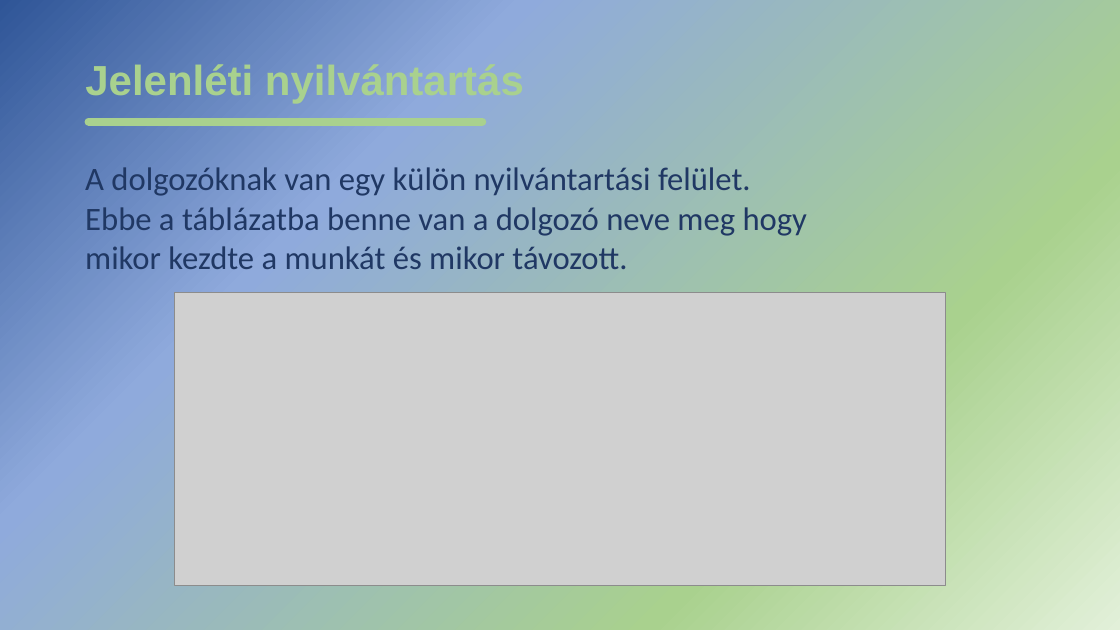
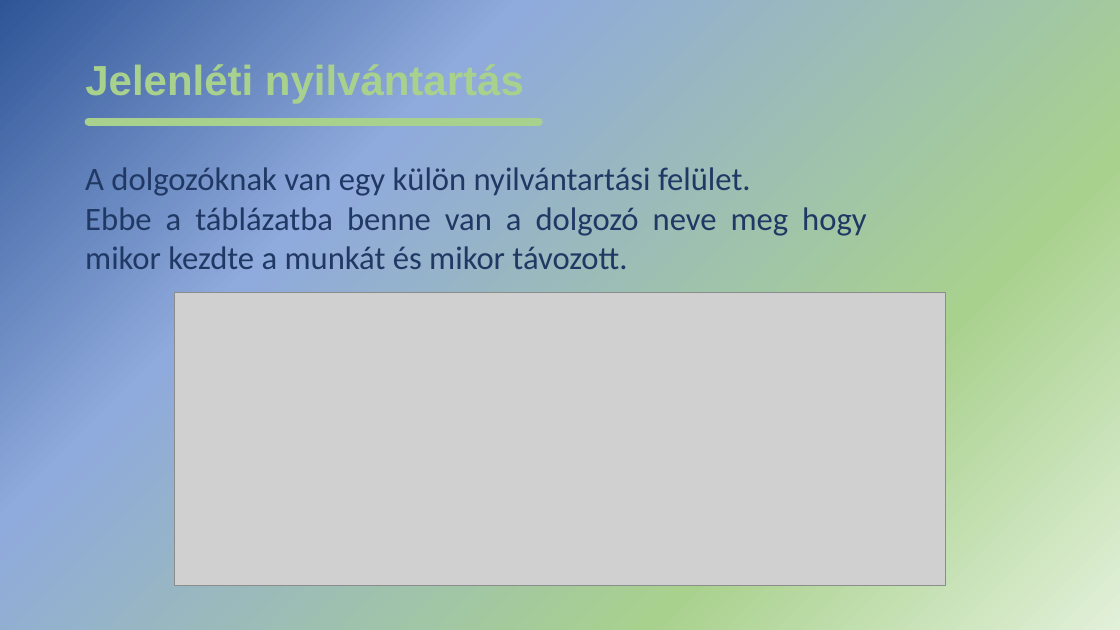
Before and after one commit to ElectronSama/ComprollerVizsga, a slide deck: slide 10 of Dokumentáció/comproller.pptx. Drawn at 1120x630 pixels with LibreOffice and Linux fonts; fonts in the diff are those of the drawing; grey boxes stand for pictures. Boxes give left, top, right and bottom in pixels: in the first picture for what was removed or moved away, otherwise in the second. Text is boxed around its words. In the diff, an @@ line names an element or a change of style, - is before the commit and + after.

```diff
--- a/Dokumentáció/comproller.pptx
+++ b/Dokumentáció/comproller.pptx
@@ line moved from (89, 122) - (482, 122) to (89, 122) - (539, 122) @@
@@ text "A dolgozóknak van egy külön ..." at (85, 167, 866, 269): alignment left to justified @@
```
Also in this commit, not shown: 5 other slides changed.
